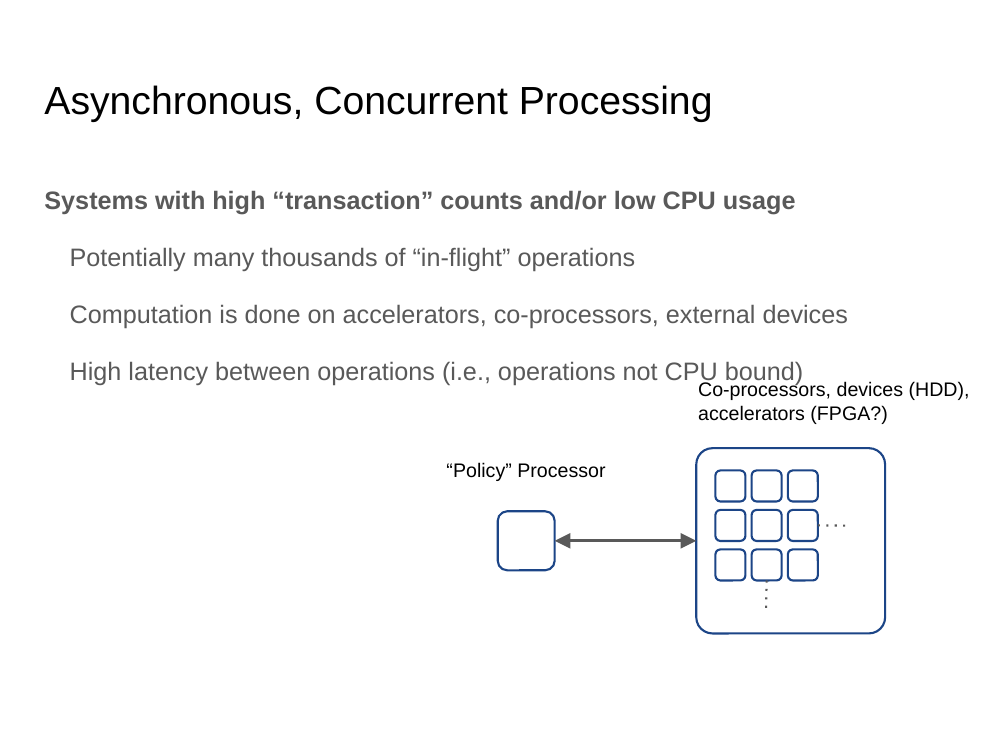
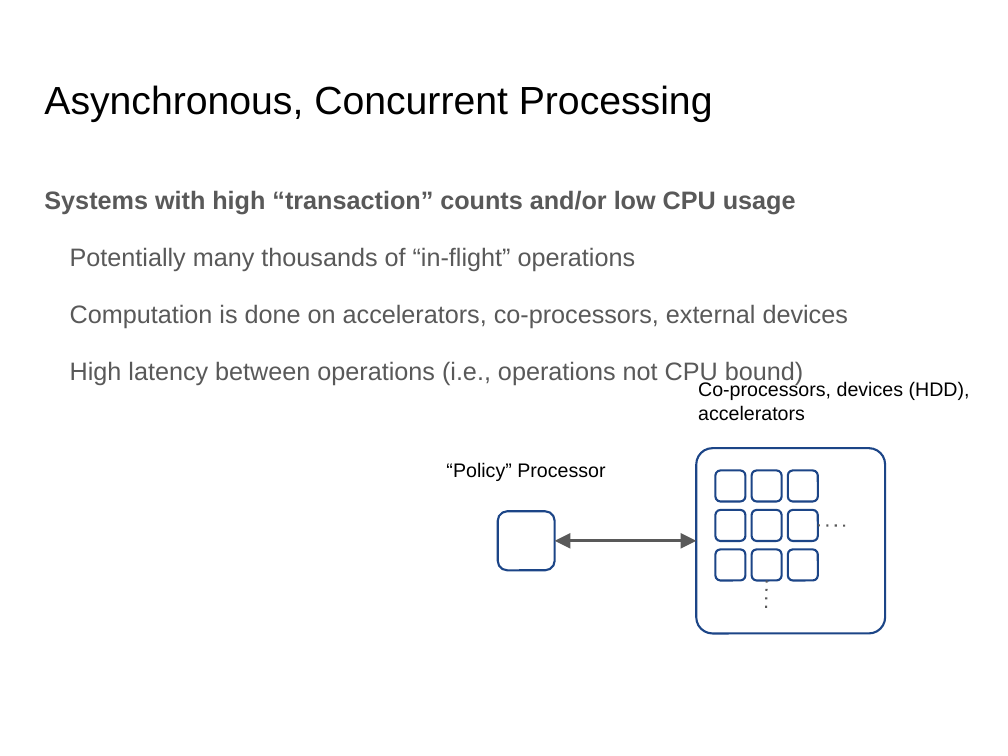
Before and after one commit to psoulier/tasklets, a slide deck: slide 2 of Tasklets.pptx. Drawn at 1008x756 pixels with LibreOffice and Linux fonts; fonts in the diff are those of the drawing. Boxes give left, top, right and bottom in pixels: in the first picture for what was removed or moved away, otherwise in the second. Text is boxed around its words. In the diff, an @@ line names an element or a change of style, - is before the commit and + after.

Commit message:
Update slides

```diff
--- a/Tasklets.pptx
+++ b/Tasklets.pptx
@@ text at (698, 381, 970, 421): text changed @@
-Co-processors, devices (HDD), accelerators (FPGA?)
+Co-processors, devices (HDD), accelerators
```
Also in this commit, not shown: 1 other slide changed, 2 other files.
